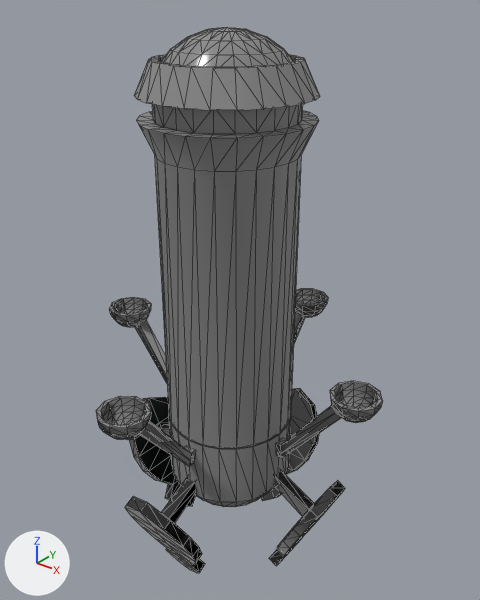
A saved change to the FBX model Assets/Models/Perni/Perni_Navi 1.FBX.
Rendered twice from a camera (50 mm lens) standing at (7.1, -8.55, 5.92) and looking at (0.02, 0.29, 0.44). Every picture has the same lights, and +X, +Y and +Z are marked at lower left. Mesh edges are drawn as thin lines. Where no turn or scale is listed for an object, it has been applied to the vertices.

Names of what the first picture shows: 'faro_LP'.
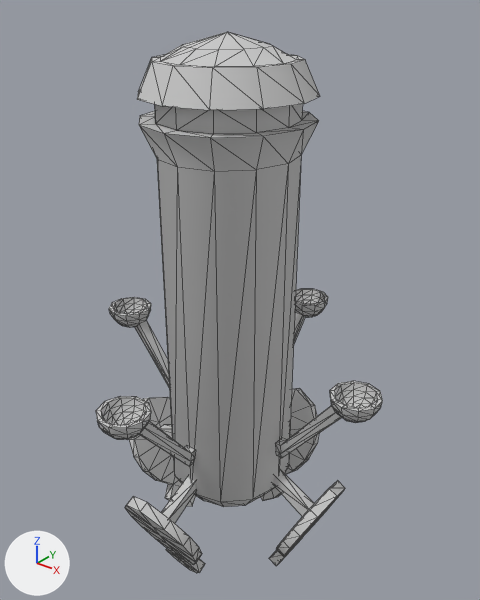
The newer file is also turned or shifted as a whole; pictures and numbers use the older file's frame.

Where the change shows, as pixel boxes (x1, y1, x2, y2) in the pictures (480 x 600 px):
'faro_LP', reshaped
    before: (96, 27, 383, 573)
    after: (96, 32, 383, 573)
part 1 of me_mesh, deleted
    before: (161, 27, 293, 67)
part 2 of me_mesh, cut back
    before: (134, 54, 320, 507)
    after: (160, 32, 296, 67)
part 3 of me_mesh, recoloured
    both: (96, 289, 383, 573)

The change, as a diff of the scene's bpy script:
```diff
--- a/Assets/Models/Perni/Perni_Navi 1.FBX.py
+++ b/Assets/Models/Perni/Perni_Navi 1.FBX.py
@@ mat_default @@
+mat_default = principled_material('default')
+mat_default.base_color = (0.588, 0.588, 0.588)  # light grey #cacaca
+mat_default.roughness = 0.859
@@ me_mesh @@
 # used by ob_faro_lp; location = (0.0, 0.0, 0.0)
-me_mesh.from_pydata(...)  # 1077 vertices, 2036 faces; spans x -3.17..3.17, y -3.17..3.17, z -5.22..5.22
+me_mesh.from_pydata(...)  # 814 vertices, 1540 faces; spans x -3.17..3.17, y -3.17..3.17, z -5.22..5.16
+# me_mesh part 1: the loose piece of 97 vertices spanning x -1.09..1.09, y -1.09..1.09, z 4.69..5.22 is deleted
+# me_mesh part 2: 1 vertex moved from x -0.54, y -0.94, z 4.69 to x -0.18, y -0.69, z 4.96; 179 vertices removed from x -1.43..1.43, y -1.44..1.43, z -3.68..4.77; 13 vertices added at x -0.71..0.71, y -0.72..0.71, z 4.96..5.16
+# me_mesh part 3: 1172 faces spanning x -3.17..3.17, y -3.17..3.17, z -5.22..-0.42 switch from mat_01___default (grey #8b8b8b) to mat_default (light grey #cacaca)
+# me_mesh part 4: the surface is now shaded smooth
```
